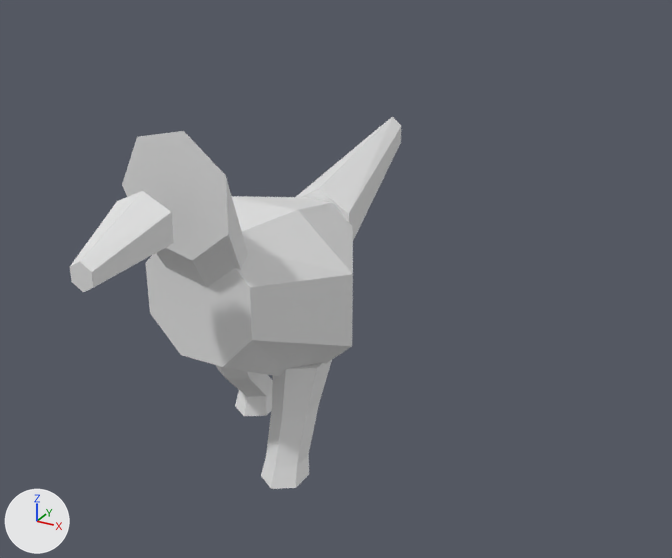
Before and after pictures for a commit that changed the OBJ model data/animals/sanhaco/walk/7.obj.
The view is the same before and after, from a camera (50 mm lens) standing at (0.45, -0.675, 0.538) and looking at (0.052, 0.048, 0.177). Arrows for +X, +Y and +Z are at lower left; the lights stay in place. The older version comes first. Where no turn or scale is listed for an object, it has been applied to the vertices.

The first picture shows 'sanhaco_walk_7'.
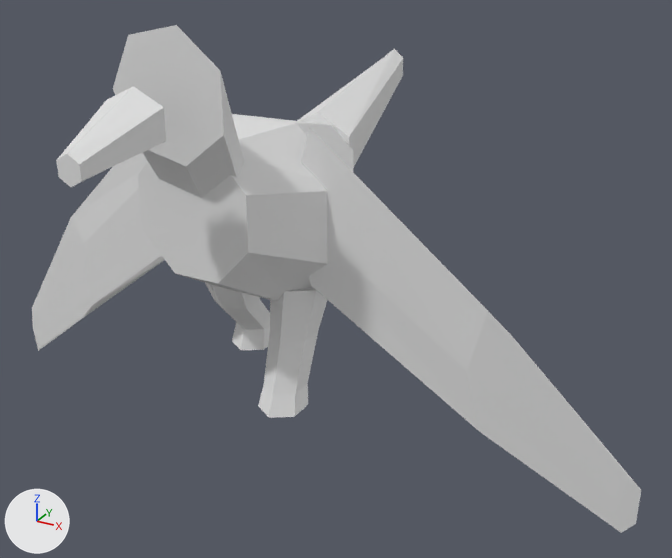
The change in detail:
me_sanhaco_walk_7 is used by ob_sanhaco_walk_7; location (0.0, 0.0, 0.0).
me_sanhaco_walk_7 had 122 vertices, 220 faces and spanned x -0.096..0.096, y -0.228..0.306, z 0.0..0.356.
me_sanhaco_walk_7 now has 156 vertices, 280 faces and spans x -0.362..0.36, y -0.228..0.306, z 0.0..0.435.
me_sanhaco_walk_7 part 1: the loose piece of 26 vertices spanning x -0.096..0.096, y -0.101..0.11, z 0.085..0.261 is moved by (0.0, 0.0, 0.079).
me_sanhaco_walk_7 part 2: the loose piece of 26 vertices spanning x -0.067..-0.019, y -0.032..0.071, z 0.009..0.114 is moved by (0.0, 0.0, 0.079).
me_sanhaco_walk_7 part 3: the loose piece of 26 vertices spanning x 0.019..0.067, y -0.063..0.032, z 0.0..0.114 is moved by (0.0, 0.0, 0.079).
me_sanhaco_walk_7 part 4: the loose piece of 16 vertices spanning x -0.056..0.049, y -0.119..-0.079, z 0.179..0.356 is moved by (0.0, 0.0, 0.079).
me_sanhaco_walk_7 part 5: the loose piece of 14 vertices spanning x -0.027..0.025, y -0.228..-0.158, z 0.26..0.317 is moved by (0.0, 0.0, 0.079).
me_sanhaco_walk_7 part 6: the loose piece of 14 vertices spanning x -0.035..0.035, y 0.106..0.306, z 0.163..0.273 is moved by (0.0, 0.0, 0.079).
me_sanhaco_walk_7 part 7: a new loose piece of 17 vertices spanning x -0.362..-0.057, y -0.03..0.036, z 0.0..0.345.
me_sanhaco_walk_7 part 8: a new loose piece of 17 vertices spanning x 0.052..0.36, y -0.031..0.036, z 0.0..0.345.

Pixel boxes [x1, y1, x2, y2] of what changed, in the pictures (672 x 558 px; the box of a moved part takes in the faces that stretch with it):
'sanhaco_walk_7', reshaped (84% wider, 36% taller): before [70, 117, 401, 489]; after [32, 25, 641, 533]
part 1 of me_sanhaco_walk_7, moved or reshaped: before [146, 196, 353, 377]; after [138, 114, 353, 300]
part 2 of me_sanhaco_walk_7, moved or reshaped: before [216, 365, 272, 416]; after [205, 283, 270, 350]
part 3 of me_sanhaco_walk_7, moved or reshaped: before [261, 360, 332, 489]; after [258, 288, 327, 418]
part 4 of me_sanhaco_walk_7, moved or reshaped: before [122, 131, 248, 287]; after [113, 25, 244, 198]
part 5 of me_sanhaco_walk_7, moved or reshaped: before [70, 191, 174, 292]; after [56, 86, 166, 187]
part 6 of me_sanhaco_walk_7, moved or reshaped: before [296, 117, 401, 240]; after [297, 49, 403, 168]
part 7 of me_sanhaco_walk_7, added: after [32, 153, 165, 351]
part 8 of me_sanhaco_walk_7, added: after [301, 127, 641, 533]
